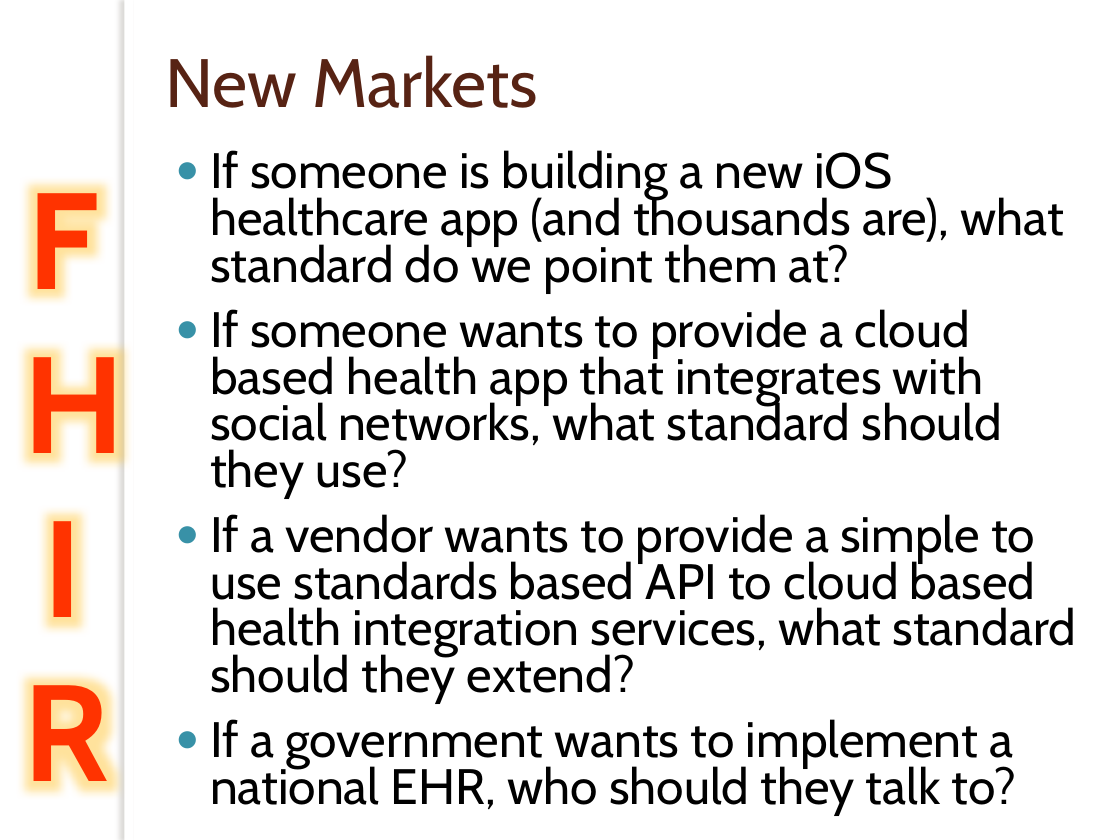
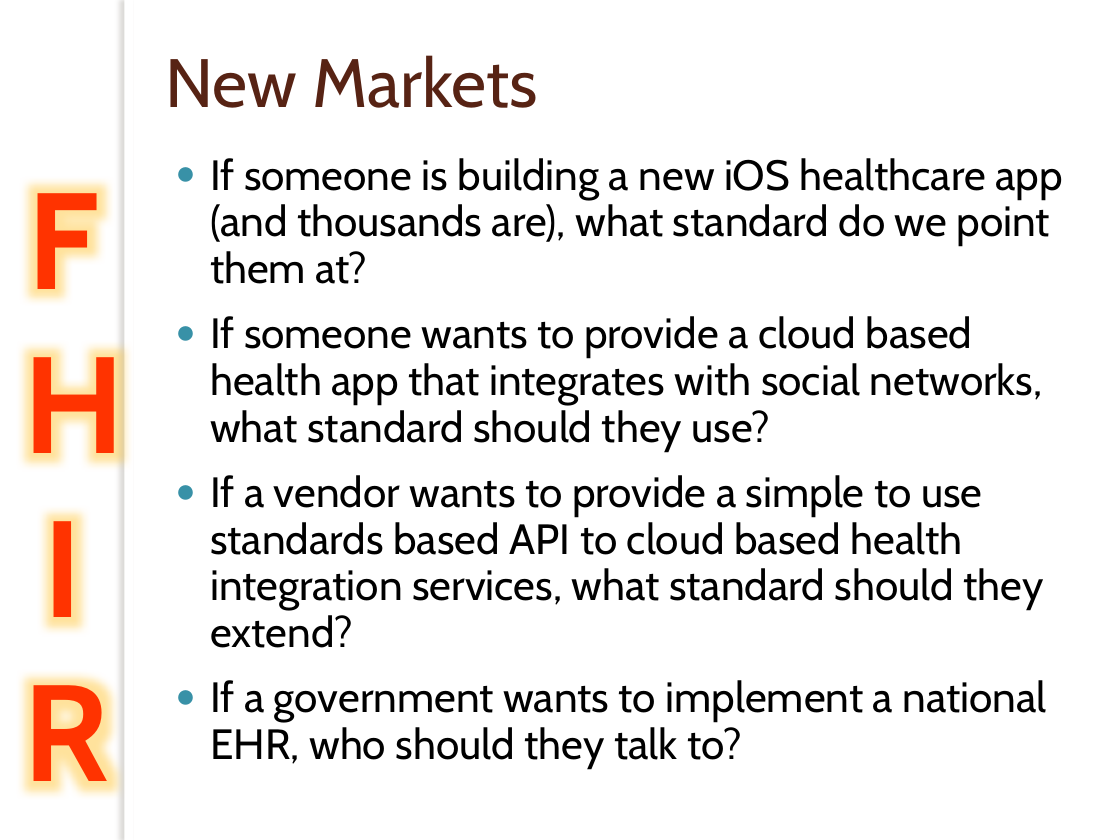
Before and after one commit to vista-novo/fhir, a slide deck: slide 13 of presentations/2012-May WGM Tutorials/201205 WGM Introduction to FHIR.pptx. Drawn at 1120x840 pixels with LibreOffice and Linux fonts; fonts in the diff are those of the drawing; background and template pictures are left out. Boxes give left, top, right and bottom in pixels: in the first picture for what was removed or moved away, otherwise in the second. Text is boxed around its words. In the diff, an @@ line names an element or a change of style, - is before the commit and + after.

```diff
--- a/presentations/2012-May WGM Tutorials/201205 WGM Introduction to FHIR.pptx
+++ b/presentations/2012-May WGM Tutorials/201205 WGM Introduction to FHIR.pptx
@@ text "If someone is building a ..." at <box>210,158,1062,769</box>: size 32 to 27.2 pt @@
```
Also in this commit, not shown: 18 other slides changed, 1 other file.
